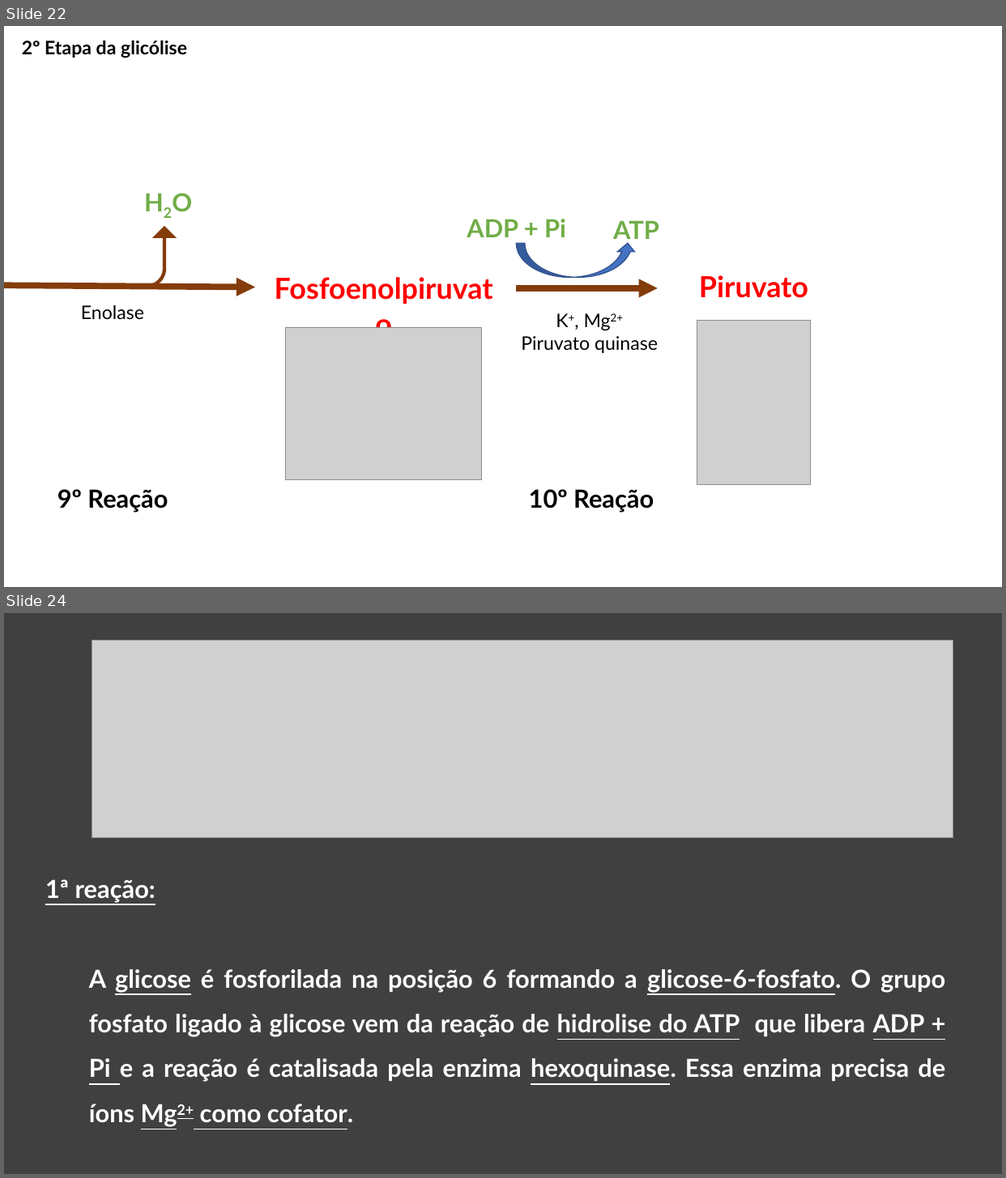
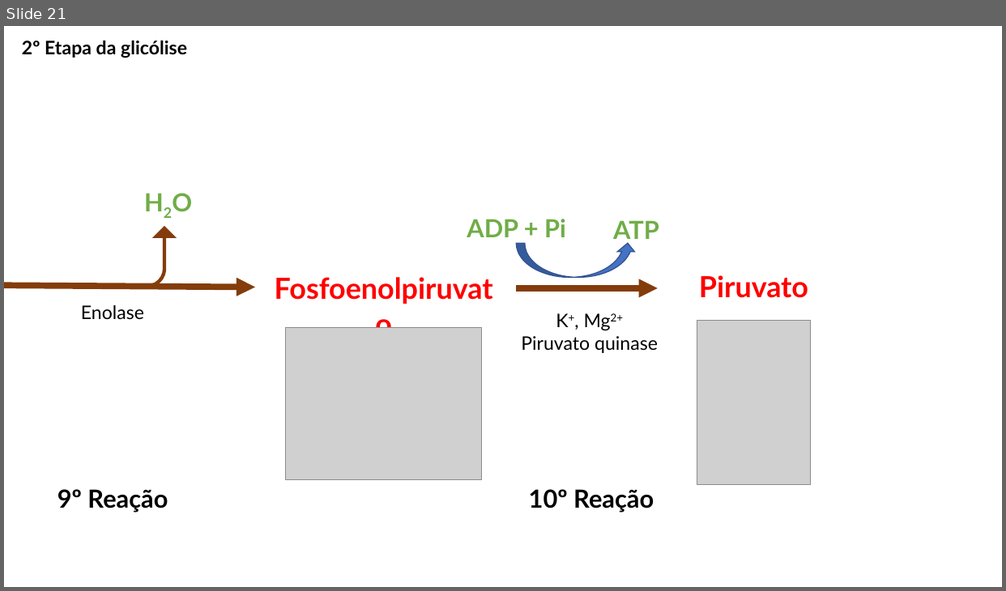
Before and after one commit to daniloasdotcom/Bioquimica-com-Danilo, a slide deck: assets/aulas/glicolise.pptx. Shown one above the other, each under a label of ours: slides 22 and 24 before the commit, slide 21 after it; the slides between them are not shown. The pictures are 1006x1178 and 1006x591 pixels, drawn with LibreOffice and Linux fonts; fonts in the diff are those of the drawing; grey boxes stand for pictures. Boxes give left, top, right and bottom in pixels: in the first picture for what was removed or moved away, otherwise in the second. Text is boxed around its words. In the diff, an @@ line names an element or a change of style, - is before the commit and + after.

```diff
--- a/assets/aulas/glicolise.pptx
+++ b/assets/aulas/glicolise.pptx
@@ slide 24 removed at (x1=4, y1=613, x2=1002, y2=1174), background #404040 @@
@@ picture removed at (x1=91, y1=641, x2=953, y2=838) @@
@@ text removed at (x1=45, y1=879, x2=945, y2=1123) @@
-1ª reação:
-A glicose é fosforilada na posição 6 formando a glicose-6-fosfato. O grupo fosfato ligado à glicose vem da reação de hidrolise do ATP que libera ADP + Pi e a reação é catalisada pela enzima hexoquinase. Essa enzima precisa de íons Mg2+ como cofator.
@@ what was slide 22 is now slide 21 @@
```
Also in this commit, not shown: 11 slides changed, 4 slides added, 1 other slide removed, 3 other files.
